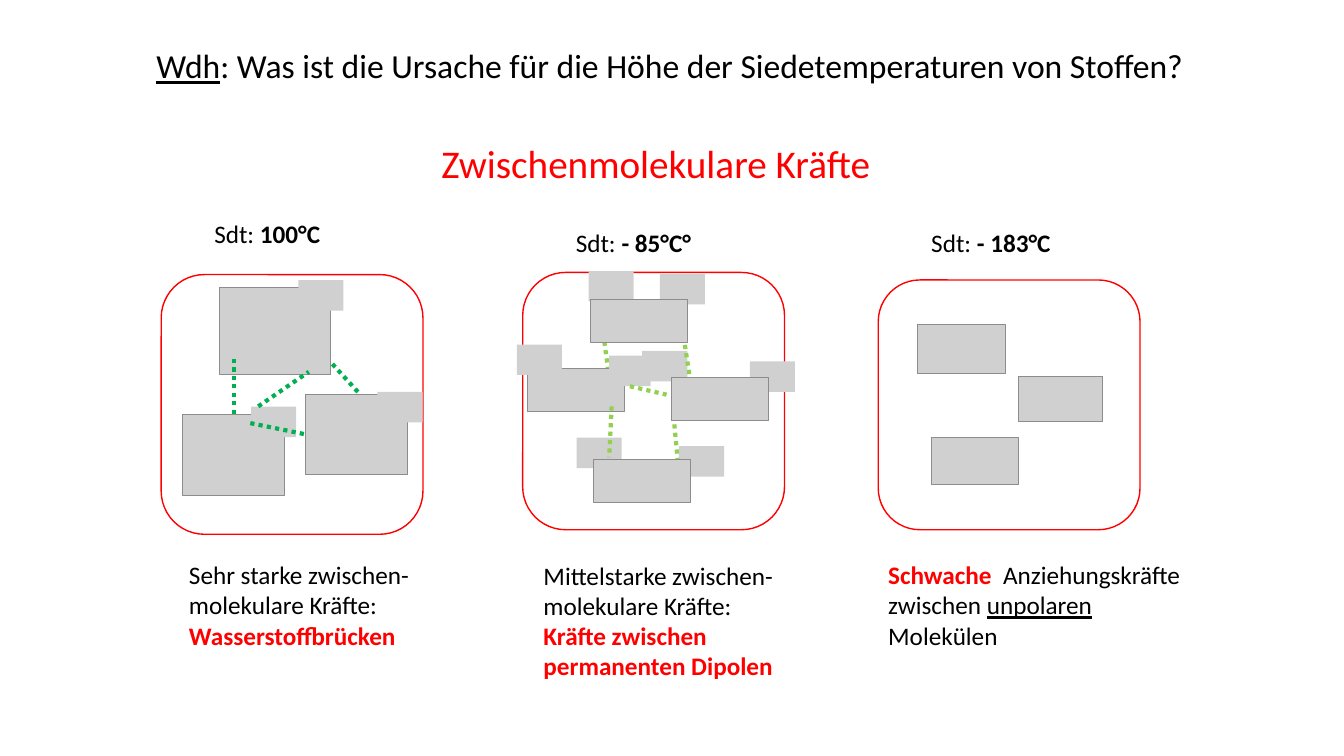
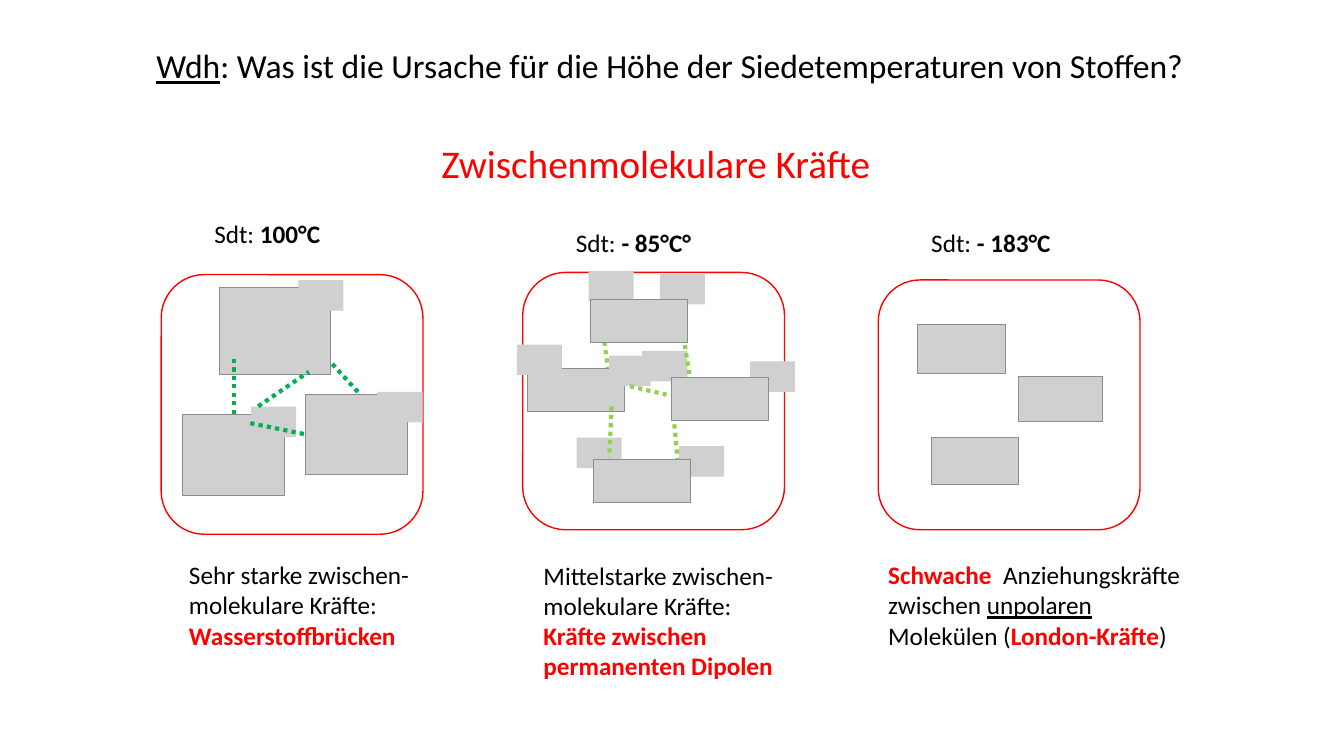
Before and after one commit to sicschu218/schule_aktuell_2, a slide deck: slide 2 of Chemie/Klasse_10/Alkane_Alkene/4_Eigenschaften_Alkane.pptx. Drawn at 1344x756 pixels with LibreOffice and Linux fonts; fonts in the diff are those of the drawing; grey boxes stand for pictures. Boxes give left, top, right and bottom in pixels: in the first picture for what was removed or moved away, otherwise in the second. Text is boxed around its words. In the diff, an @@ line names an element or a change of style, - is before the commit and + after.

```diff
--- a/Chemie/Klasse_10/Alkane_Alkene/4_Eigenschaften_Alkane.pptx
+++ b/Chemie/Klasse_10/Alkane_Alkene/4_Eigenschaften_Alkane.pptx
@@ text at <box>888,566,1180,649</box>: text changed @@
-Schwache Anziehungskräfte zwischen unpolaren Molekülen
+Schwache Anziehungskräfte zwischen unpolaren Molekülen (London-Kräfte)
```
Also in this commit, not shown: 4 other slides changed, 2 slides added, 16 other files.
